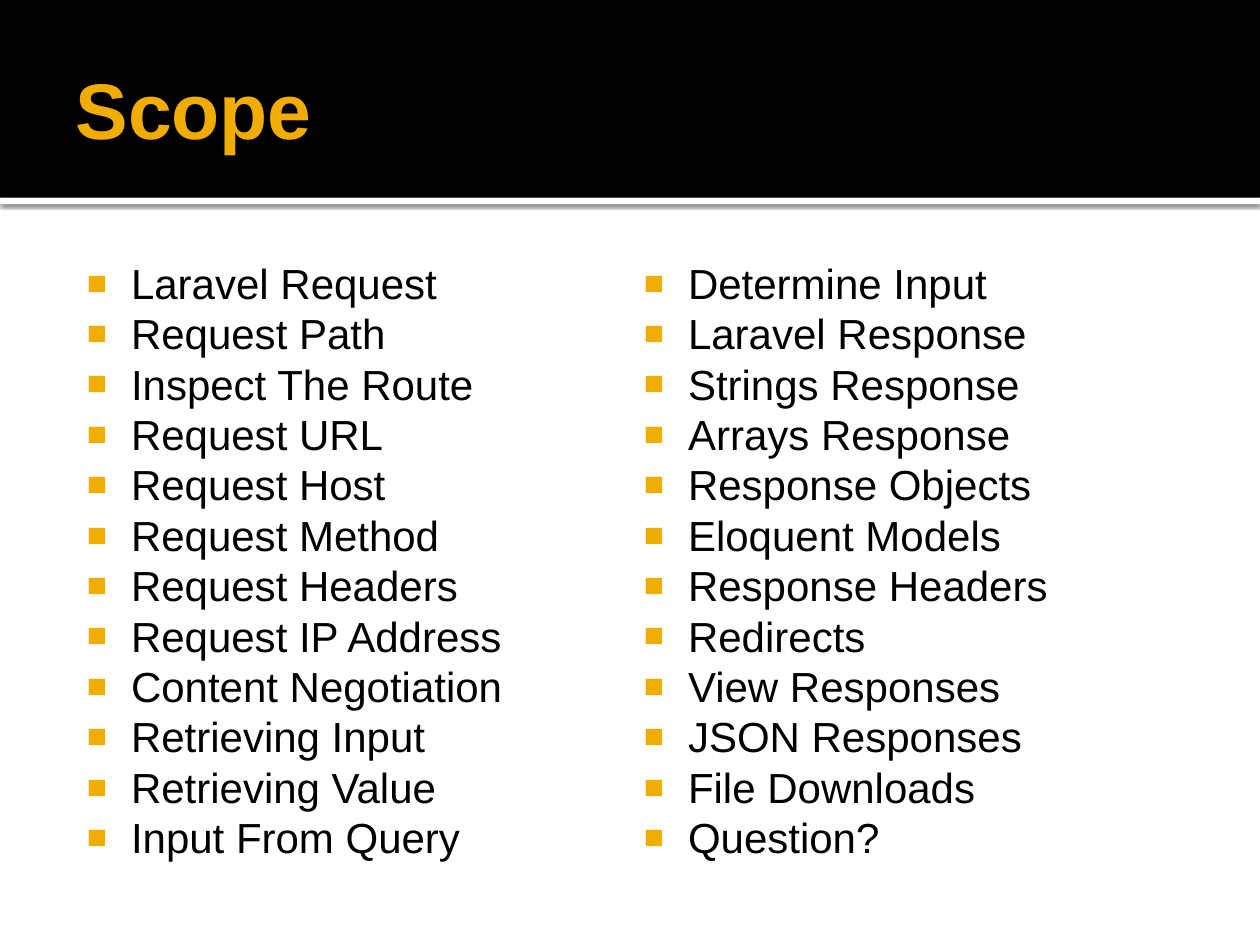
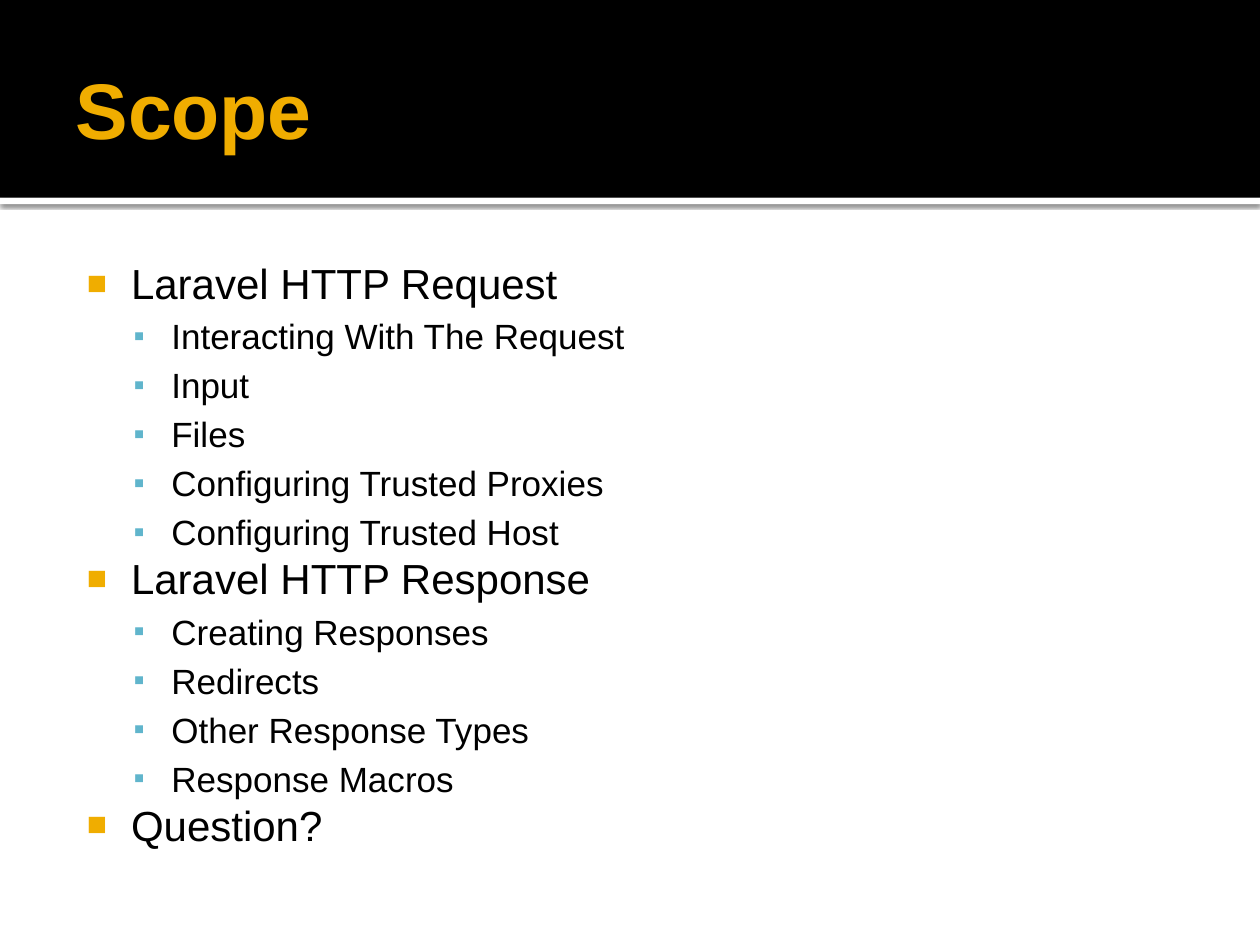
Before and after one commit to peraktechnology/laravel, a slide deck: slide 4 of 8. Request & Response/Laravel Request & Response.pptx. Drawn at 1260x945 pixels with LibreOffice and Linux fonts; fonts in the diff are those of the drawing; background and template pictures are left out. Boxes give left, top, right and bottom in pixels: in the first picture for what was removed or moved away, otherwise in the second. Text is boxed around its words. In the diff, an @@ line names an element or a change of style, - is before the commit and + after.

Commit message:
Request & Response

```diff
--- a/8. Request & Response/Laravel Request & Response.pptx
+++ b/8. Request & Response/Laravel Request & Response.pptx
@@ text at (131,268,624,651): text changed; size 24 to 20 pt @@
-■ Laravel Request
-■ Request Path
-■ Inspect The Route
-■ Request URL
-■ Request Host
-■ Request Method
-■ Request Headers
-■ Request IP Address
-■ Content Negotiation
-■ Retrieving Input
-■ Retrieving Value
-■ Input From Query
-■ Determine Input
-■ Laravel Response
-■ Strings Response
-■ Arrays Response
-■ Response Objects
-■ Eloquent Models
-■ Response Headers
+■ Laravel HTTP Request
+  ▪ Interacting With The Request
+  ▪ Input
+  ▪ Files
+  ▪ Configuring Trusted Proxies
+  ▪ Configuring Trusted Host
+■ Laravel HTTP Response
+  ▪ Creating Responses
@@ text at (171,668,319,695): size 24 to 20 pt in "Redirects"; bullet ■ to ▪; list level 1 to 2 in "Redirects"; bullet colour #F0AD00 to #60B5CC @@
@@ text at (171,717,529,798): text changed; size 24 to 20 pt @@
-■ View Responses
-■ JSON Responses
-■ File Downloads
+  ▪ Other Response Types
+  ▪ Response Macros
```
Also in this commit, not shown: 14 other slides changed, 20 slides added, 16 slides removed.
